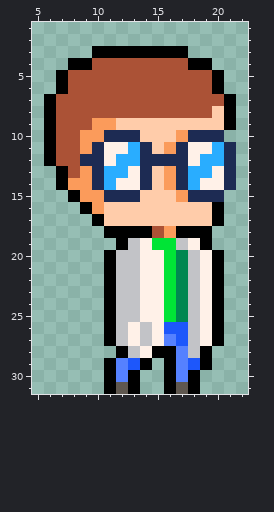
Edited in one commit: pixel-art sprite (media/art/character(1).png). The picture above is the old version.
The file is 32x32 pixels. Shown: x 5..22, y 1..31.
Once edited:
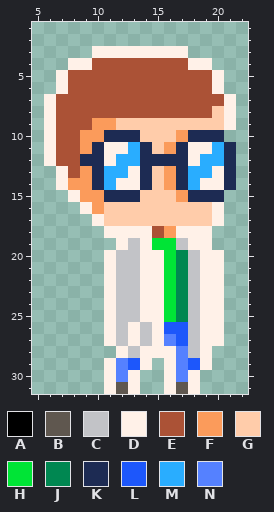
Palette (. is transparent): A #000000  B #5f574f  C #c2c3c7  D #fff1e8  E #ab5236  F #fb9b5b  G #ffccaa  H #00e436  J #008751  K #1d2b53  L #1d57fb  M #29adff  N #5581ff
Change:
Changed rows in their new state; - is an unchanged pixel.
first column x 6:
 3 ----DDDDDDDD----
 4 --DD--------DD--
 5 -D------------D-
 6 -D------------D-
 7 D--------------D
 8 D--------------D
 9 D--------------D
10 D---------------
11 D---------------
12 D---------------
13 -D--------------
14 -D--------------
15 --D-------------
16 ---D----------D-
17 ----D---------D-
18 -----DDDD--DDD--
19 ------D------D--
20 -----D--------D-
21 -----D--------D-
22 -----D--------D-
23 -----D--------D-
24 -----D--------D-
25 -----D--------D-
26 -----D--------D-
27 -----D--------D-
28 ------D--DD--D--
29 -----D--D-D--D--
30 -----D-D--D-D---
31 -----D-D--D-D---
Changed places in both pictures, as pixel boxes (x1, y1, x2, y2):
changed: (44, 46, 236, 394)
